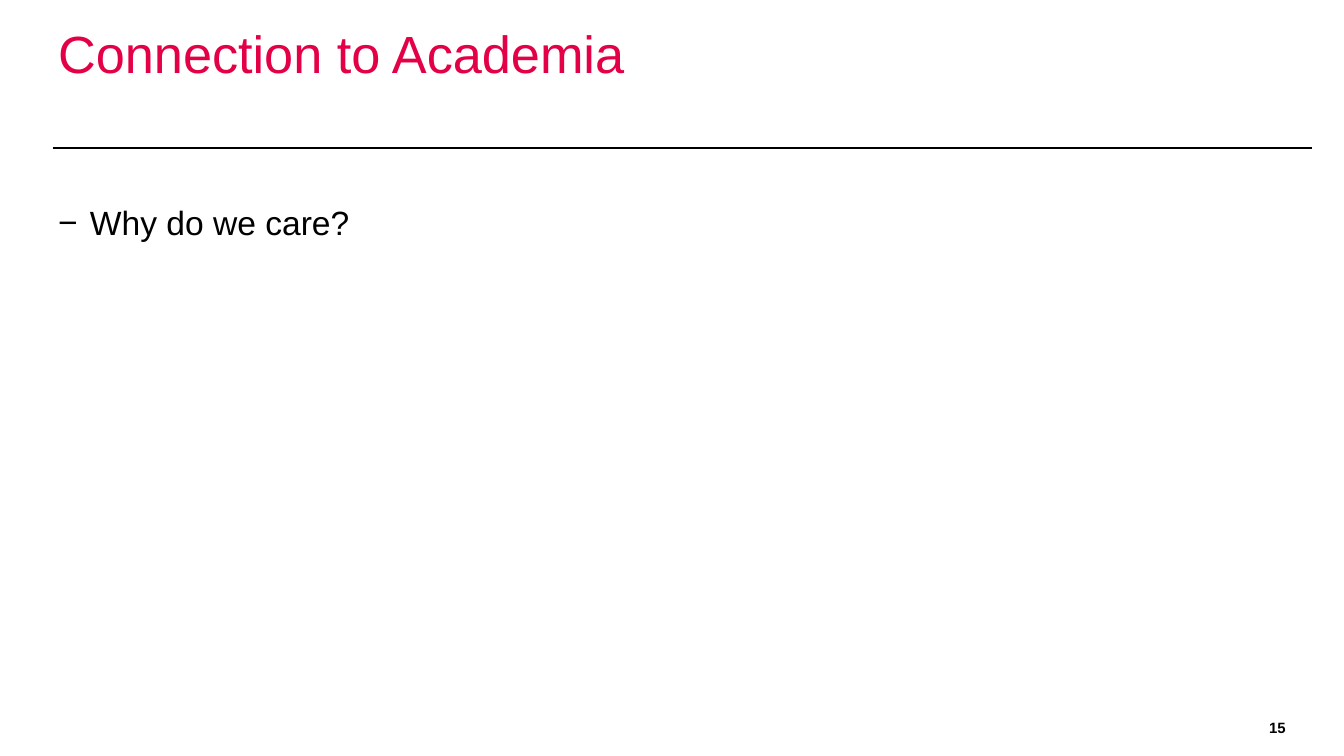
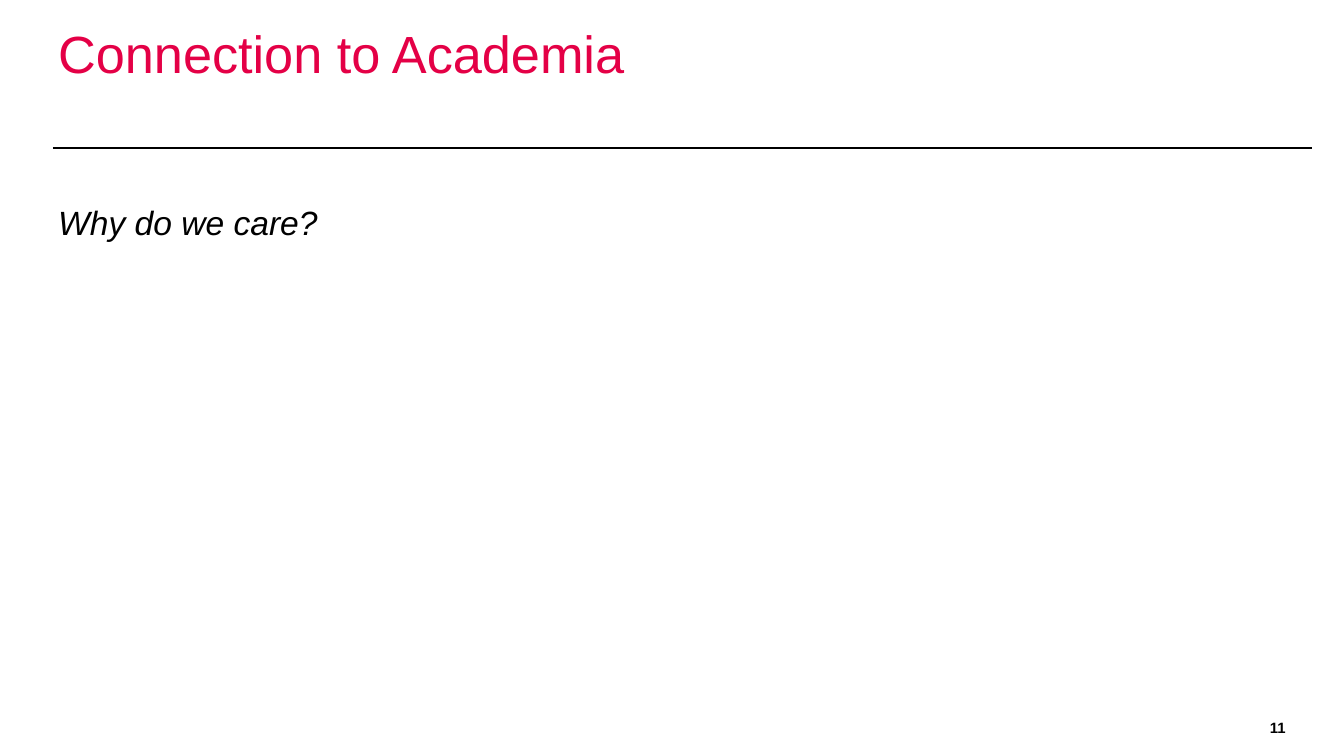
Before and after one commit to domi-cmd/Reference_Application_for_OWASP_MASTG, a slide deck: slide 11 of dev_documents/presentation/ba_thesis_presentation_kronig.pptx (slide 15 before the commit). Drawn at 1344x756 pixels with LibreOffice and Linux fonts; fonts in the diff are those of the drawing; background and template pictures are left out. Boxes give left, top, right and bottom in pixels: in the first picture for what was removed or moved away, otherwise in the second. Text is boxed around its words. In the diff, an @@ line names an element or a change of style, - is before the commit and + after.

Commit message:
Finished first complete version of presentation. Removed the Development Section and added an introduction. Still needs polish, and the presentation is too long. Especially the Design section can be shortened by lowering the depth of details.

```diff
--- a/dev_documents/presentation/ba_thesis_presentation_kronig.pptx
+++ b/dev_documents/presentation/ba_thesis_presentation_kronig.pptx
@@ text "Why do we care?" at (58, 210, 318, 242): italic on; bullet − to none @@
@@ page number at (1270, 722, 1286, 733): text changed @@
-15
+11
```
Also in this commit, not shown: 8 other slides changed, 6 slides added, 10 slides removed.
